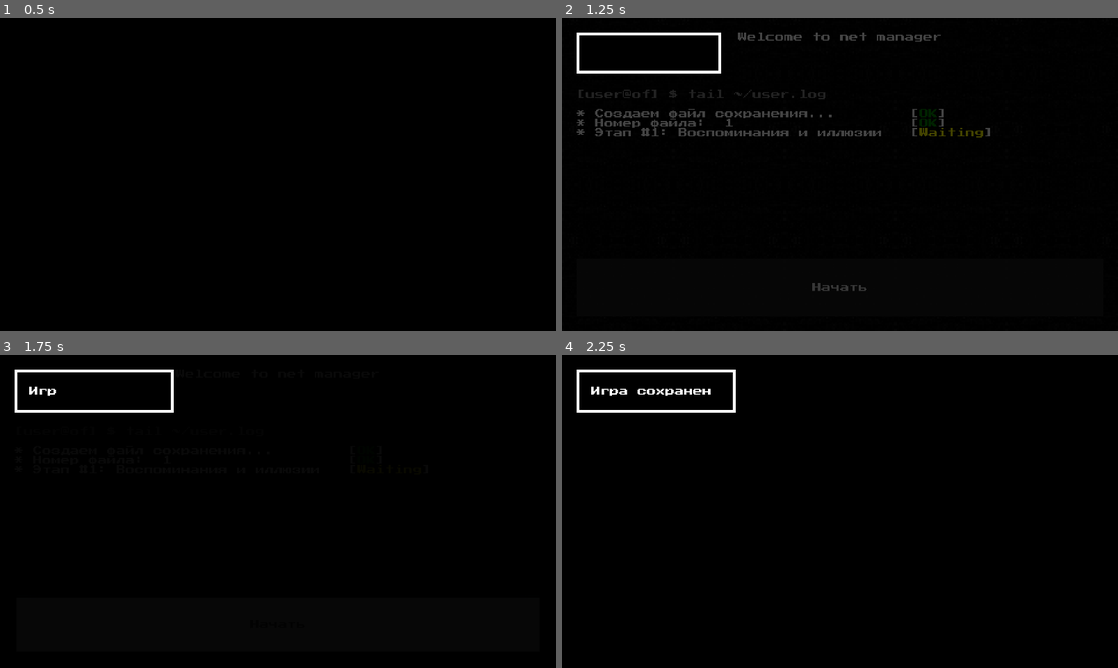
Above: before the commit, frames 1-4 (two rows, left to right).
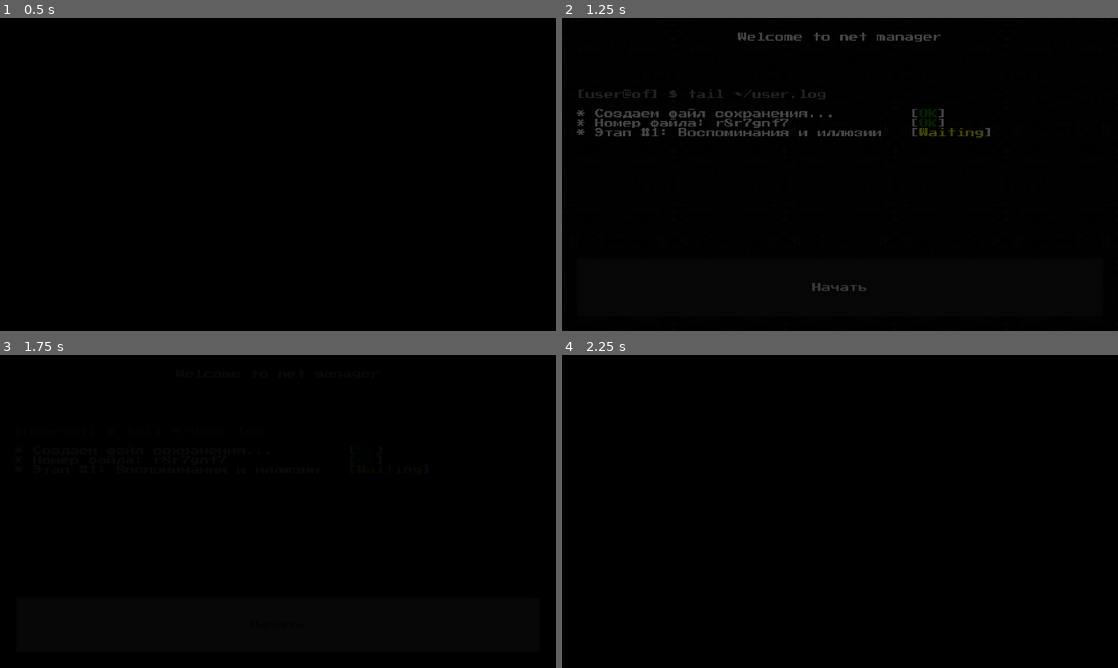
Above: after the commit, the same moments.

Repository: ordinary-dev/student-quest
Game: Godot game, scene res://Scenes/entry.tscn
Two runs of this game, one before a commit and one after it. Both use one fixed random seed, a clock stepped at 60 frames per second and the inputs below.
Inputs (mouse positions are in pixels of both pictures, inside the frame that each line leads up to):
- Up to frame 1 (0.5 s): no input
- Up to frame 2 (1.25 s): click "Новая игра" at 0.5 s
- Up to frame 3 (1.75 s): click "Начать" at 1.25 s
- Up to frame 4 (2.25 s): tap Enter (ui_accept) at 2 s; move the mouse to (962, 495) at 2.02 s; hold Right (ui_right) from 2.03 s (still down); click (962, 495) at 2.17 s

Frame 1 is identical in both runs. In frame 2, 0.8% of the frame differs, in the area x 2-41%, y 4-36%; in frame 3, 0.7%; in frame 4, 0.9%, in the area x 2-32%, y 4-19%.

Commit message:
Huge data storage api update

Diff:
--- a/Scenes/1.beggining/Day1.tscn
+++ b/Scenes/1.beggining/Day1.tscn
@@ -27,8 +27,10 @@
 	get_node(\"/root/scene_loader\").load_scene(math_scene)
 
 func _ready():
-	# Обновить информацию об этапе
-	get_node(\"/root/global\").upd_stage(1)
+	# Обновить этап
+	get_node(\"/root/prop\").save_param(
+		get_node(\"/root/global\").loaded, \"stage\", \"1\"
+	)
 	# Начать играть песню, если играет другая
 	get_node(\"/root/ost\").play_sound(song)
 "
@@ -43,7 +45,7 @@
 export (NodePath) var player
 # Триггер диалога Мистера Дудца
 export (NodePath) var singer
-onready var svd = get_node(\"/root/saved\")
+onready var svd = get_node(\"/root/saved_street_data\")
 
 
 # Временно сохранить текущее состояние
--- a/Scenes/1.beggining/Day1_setup.tscn
+++ b/Scenes/1.beggining/Day1_setup.tscn
@@ -5,17 +5,23 @@
 
 # Подготовка первого дня
 
-onready var svd = get_node(\"/root/saved\")
 export (String, FILE, \"*.tscn\") var street
+export (String, FILE, \"*.tscn\") var saved_data
 
 
 func _ready() -> void:
+	var svd = get_node(\"/root/saved_street_data\")
+
+	# Задать начальные значения для первого дня
 	svd.player_pos = Vector2(-365, 488)
 	svd.singer_dialog = 2
 	svd.singer_dialog_used = false
-	get_node(\"/root/scene_loader\").load_scene(street)
+
+	# Загрузить сцену
+	get_node(\"/root/scene_loader\").load_scene(street, false)
 "
 
 [node name="Node2D" type="Node2D"]
 script = SubResource( 1 )
 street = "res://Scenes/1.beggining/Day1.tscn"
+saved_data = "res://Scenes/containers/street_container.tscn"
--- a/Scenes/1.beggining/FSelect.tscn
+++ b/Scenes/1.beggining/FSelect.tscn
@@ -34,7 +34,8 @@
 
 func load_next():
 	get_node(\"/root/fx\").btn_click()
-	get_node(\"/root/global\").fac = active
+	get_node(\"/root/prop\").save_param(
+		get_node(\"/root/global\").loaded, \"facility\", str(active))
 	get_node(\"/root/scene_loader\").load_scene(scene)
 "
 
--- a/Scenes/1.beggining/Guide.tscn
+++ b/Scenes/1.beggining/Guide.tscn
@@ -8,12 +8,13 @@
 
 func get_dialog_number() -> int:
 	var glob = get_node(\"/root/global\")
-	if glob.loaded != -1:
-		if glob.fac == 0:
+	if glob.loaded != \"-1\":
+		var fac = get_node(\"/root/prop\").get_param(glob.loaded, \"facility\")
+		if fac == \"0\":
 			return 5
-		if glob.fac == 1:
+		if fac == \"1\":
 			return 6
-		if glob.fac == 2:
+		if fac == \"2\":
 			return 7
 	get_node(\"/root/show_nf\").show_notification(
 		\"Игра не загружена\"
--- a/Scripts/Saved.gd
+++ b/Scenes/containers/street_container.tscn
@@ -1,4 +1,7 @@
-extends Node
+[gd_scene load_steps=2 format=2]
+
+[sub_resource type="GDScript" id=1]
+script/source = "extends Node2D
 
 # Временно сохраняет переменные,
 # К которым потом могут обращаться разные скрипты
@@ -10,3 +13,7 @@
 var singer_dialog : int
 # Был ли диалог уже воспроизведен
 var singer_dialog_used : bool
+"
+
+[node name="Node2D" type="Node2D"]
+script = SubResource( 1 )
--- a/Scenes/global/fx.tscn
+++ b/Scenes/global/fx.tscn
@@ -20,6 +20,16 @@
 var num = 0
 export (AudioStream) var btn_click_sound
 export (AudioStream) var dialog_sound
+var volume : float setget set_volume, get_volume
+
+
+func set_volume(value : float) -> void:
+	volume = value
+	AudioServer.set_bus_volume_db(2, volume)
+
+
+func get_volume() -> float:
+	return volume
 
 
 func destroy(name : int) -> void:
@@ -48,7 +58,8 @@
 		player.name = str(num)
 		player.stream = obj
 		player.bus = \"FX\"
-		player.connect(\"finished\", self, \"destroy\", [num])
+		var state = player.connect(\"finished\", self, \"destroy\", [num])
+		assert(state == OK)
 		add_child(player)
 		get_node(str(num)).play()
 		num += 1
--- /dev/null
+++ b/Scenes/global/game_status.tscn
@@ -0,0 +1,50 @@
+[gd_scene load_steps=2 format=2]
+
+[sub_resource type="GDScript" id=1]
+script/source = "extends Node2D
+
+# Работает с чем угодно
+# Способен загрузить это и сохранить
+# user://game_id/param
+
+
+# Получить параметр игры
+func get_param(game_id : String, param : String) -> String:
+	# Открыть файл
+	var fp : = File.new()
+	var path : = \"user://\" + game_id + \"/\" + param
+	var state : = fp.open(path, File.READ)
+	assert(state == OK)
+
+	# Прочитать
+	var val : = fp.get_line()
+	fp.close()
+	return val
+
+
+# Сохранить параметр игры
+func save_param(game_id : String, param : String, value : String) -> void:
+	if game_id == \"-1\":
+		get_node(\"/root/show_nf\").show_notification(
+			\"Игра не загружена, не сохраняю\"
+		)
+		return
+
+	var dir : = Directory.new()
+	var dir_path : = \"user://\" + game_id
+
+	# Создать папку, если ее нет
+	if not dir.dir_exists(dir_path):
+		var state : = dir.make_dir(dir_path)
+		assert(state == OK)
+
+	# Записать значение
+	var fp : = File.new()
+	var state : = fp.open(dir_path + \"/\" + param, File.WRITE)
+	assert(state == OK)
+	fp.store_line(value)
+	fp.close()
+"
+
+[node name="Node2D" type="Node2D"]
+script = SubResource( 1 )
--- a/Scenes/global/ost.tscn
+++ b/Scenes/global/ost.tscn
@@ -11,6 +11,17 @@
 
 onready var effect = $Tween
 onready var path : = \"no_song\"
+var volume : float setget set_volume, get_volume
+
+
+func set_volume(value : float) -> void:
+	volume = value
+	AudioServer.set_bus_volume_db(1, volume)
+
+
+func get_volume() -> float:
+	return volume
+
 
 func play_sound(song_path : String) -> void:
 	if (path != song_path):
--- a/Scenes/menu/button-load.tscn
+++ b/Scenes/menu/button-load.tscn
@@ -2,8 +2,6 @@
 
 [ext_resource path="res://Fonts/PressStart_Res/Pixel_font_small.tres" type="DynamicFont" id=1]
 [ext_resource path="res://Fonts/PressStart_Res/Pixel_font_large.tres" type="DynamicFont" id=2]
-
-
 
 [node name="0" type="HBoxContainer"]
 anchor_right = 1.0
--- a/Scenes/menu/confirm.tscn
+++ b/Scenes/menu/confirm.tscn
@@ -2,7 +2,7 @@
 
 [ext_resource path="res://Scenes/templates/Button.tscn" type="PackedScene" id=1]
 
-[sub_resource type="GDScript" id=2]
+[sub_resource type="GDScript" id=1]
 script/source = "extends Control
 
 
@@ -24,7 +24,7 @@
 	sl.fade_in()
 	yield(get_tree().create_timer(sl.time), \"timeout\")
 	# Сохранить данные
-	get_node(\"/root/global\").write_file()
+	get_node(\"/root/global\").write_settings()
 	# Закрыть игру
 	get_tree().quit()
 "
@@ -33,7 +33,7 @@
 anchor_right = 1.0
 anchor_bottom = 1.0
 margin_right = -960.0
-script = SubResource( 2 )
+script = SubResource( 1 )
 __meta__ = {
 "_edit_use_anchors_": false
 }
--- a/Scenes/menu/load.tscn
+++ b/Scenes/menu/load.tscn
@@ -11,84 +11,81 @@
 onready var box : = $ScrollContainer/VBoxContainer
 onready var glob : = $\"/root/global\"
 
-# Возвращает словарь вида
-# {
-#     \"i\" : {
-#       \"name\"  : \"event name\",
-#       \"scene\" : \"path\"
-#     }
-# }
-
-func get_event_names(list : Array) -> Dictionary:
-	var dict : = {}
-	var fl : = File.new()
-	for i in list:
-		fl.open(\"res://Events/\" + str(i) + \".tres\", File.READ)
-		dict[str(i)] = parse_json(fl.get_line())
-		fl.close()
-	return dict
 
 # При нажатии на удаление сохраненной игры
-func on_Del_Pressed(num) -> void:
+func on_Del_Pressed(game_id : String) -> void:
 	get_node(\"/root/fx\").btn_click()
+
 	# Удалить контейнер с кнопками
-	var nd : = get_node(\"ScrollContainer/VBoxContainer/\" + str(num))
+	var nd : = get_node(\"ScrollContainer/VBoxContainer/\" + game_id + \"_btn\")
 	nd.get_parent().remove_child(nd)
-	# Удалить номер игры из массива
-	var pos = glob.saved_games.bsearch(num)
-	glob.saved_games.remove(pos)
-	# Удалить сам файл
-	var dir = Directory.new()
-	dir.remove(\"user://save.\" + str(num) + \".txt\")
-	# По возможности обновить кнопку
-	var path : = \"/root/Control/HBoxContainer/MarginContainer/VBoxContainer/ButtonLoad\"
-	if has_node(path):
-		if glob.saved_games.size() == 0:
-			get_node(path).disabled = true
 
-func btn_load_scene(name : String, num : int) -> void:
+	# Удалить папку
+	var dir : = Directory.new()
+	var path_to_dir : = \"user://\" + game_id
+	var state = dir.open(path_to_dir)
+	assert(state == OK)
+
+	# Пройтись по всем файлам
+	state = dir.list_dir_begin(true)
+	assert(state == OK)
+	var cur : = dir.get_next()
+	while cur != \"\":
+		state = dir.remove(path_to_dir + \"/\" + cur)
+		assert(state == OK)
+		cur = dir.get_next()
+	dir.list_dir_end()
+
+	# Удалить папку
+	state = dir.remove(path_to_dir)
+	assert(state == OK)
+
+
+func btn_load_scene(name : String, game_id : String) -> void:
 	get_node(\"/root/fx\").btn_click()
-	glob.loaded = num
+	glob.loaded = game_id
 	get_node(\"/root/scene_loader\").load_scene(\"res://Scenes/\" + name)
 
+
 func _ready() -> void:
-	if glob.saved_games.size() > 0:
-		var list = []
-		# Для всех номеров сохраненных игр
-		for i in glob.saved_games:
+	# Открыть папку с сохранениями
+	var dir = Directory.new()
+	dir.open(\"user://\")
+	dir.list_dir_begin(true, true)
+	var dir_name : String = dir.get_next()
+	# Для всех id сохраненных игр
+	while dir_name != \"\":
+		if dir_name != \"config.json\":
 			# Загрузить шаблон кнопки
 			var tmp = loadbtn.instance()
-			tmp.name = str(i)
+			tmp.name = dir_name + \"_btn\"
 			box.add_child(tmp)
+
 			# Изменить название сохранения
-			var loadpath : = \"ScrollContainer/VBoxContainer/\" + str(i) + \"/BtnLoad/ContLoad/TextGame\"
-			get_node(loadpath).text = \"#\" + str(i)
+			var loadpath : = \"ScrollContainer/VBoxContainer/\" + dir_name + \"_btn/BtnLoad/ContLoad/TextGame\"
+			get_node(loadpath).text = \"#\" + dir_name
+
 			# Привязать кнопку удаления
-			var delpath : = \"ScrollContainer/VBoxContainer/\" + str(i) + \"/BtnDel\"
-			get_node(delpath).connect(\"pressed\", self, \"on_Del_Pressed\", [i])
-	#		# Добавить stage из файла в список,
-	#		# чтобы потом найти описание этапа
-			var fl : = File.new()
-			fl.open(\"user://save.\" + str(i) + \".txt\", File.READ)
-			var stage : = 0
-			var content = parse_json(fl.get_line())
-			if content != null:
-				if content.has(\"stage\"):
-					stage = content[\"stage\"]
-			var stagepath : = \"ScrollContainer/VBoxContainer/\" + str(i) + \"/BtnLoad/ContLoad/TextStage\"
-			get_node(stagepath).text = str(stage)
-			if !list.has(int(stage)):
-				list.push_back(int(stage))
-			fl.close()
-		# Присвоить этапы
-		var dat = get_event_names(list)
-		for i in glob.saved_games:
-			var stagepath : = \"ScrollContainer/VBoxContainer/\" + str(i) + \"/BtnLoad/ContLoad/TextStage\"
-			var tmp = dat[get_node(stagepath).text]
-			get_node(stagepath).text = tmp[\"name\"]
-			var btnpath : = \"ScrollContainer/VBoxContainer/\" + str(i) + \"/BtnLoad\"
-			get_node(btnpath).connect(\"pressed\", self, \"btn_load_scene\", [tmp[\"scene\"], i])
+			var delpath : = \"ScrollContainer/VBoxContainer/\" + dir_name + \"_btn/BtnDel\"
+			var state = get_node(delpath).connect(\"pressed\", self, \"on_Del_Pressed\", [dir_name])
+			assert(state == OK)
 
+			# Прочитать stage из папки
+			var stage = get_node(\"/root/prop\").get_param(dir_name, \"stage\")
+			var properties : Dictionary = get_node(\"/root/events\").get_event_info(stage)
+			var stagepath : = \"ScrollContainer/VBoxContainer/\" + dir_name + \"_btn/BtnLoad/ContLoad/TextStage\"
+			get_node(stagepath).text = properties[\"name\"]
+
+
+			# Привязать кнопку к загрузке игры
+			var btnpath = \"ScrollContainer/VBoxContainer/\" + dir_name + \"_btn/BtnLoad\"
+			state = get_node(btnpath).connect(
+				\"pressed\", self,
+				\"btn_load_scene\",
+				[properties[\"scene\"], dir_name])
+			assert(state == OK)
+		dir_name = dir.get_next()
+	dir.list_dir_end()
 "
 
 [node name="Control" type="Control"]
--- a/Scenes/menu/menu.tscn
+++ b/Scenes/menu/menu.tscn
@@ -16,14 +16,12 @@
 # Путь к сцене новой игры
 export (String, FILE, \"*.tscn\") var new_game
 
-# Кнопка загрузки
-export (NodePath) var load_btn
-
 export (NodePath) var settings_scene
 export (NodePath) var load_scene
 export (NodePath) var confirm_scene
 
 export(String, FILE, \"*.ogg\") var music
+
 
 # Начать новую игру
 func _new_game():
@@ -63,9 +61,6 @@
 	get_node(\"/root/pause_init\").disable()
 	# Воспроизвести музыку
 	get_node(\"/root/ost\").play_sound(music)
-	# Отключить кнопку загрузки если нет сохраненных игр
-	if get_node(\"/root/global\").saved_games.size() == 0:
-		get_node(load_btn).disabled = true
 	# Отключить все доп. сцены
 	get_node(settings_scene).visible = false
 	get_node(load_scene).visible = false
@@ -81,7 +76,6 @@
 "_edit_use_anchors_": false
 }
 new_game = "res://Scenes/menu/new.tscn"
-load_btn = NodePath("HBoxContainer/MarginContainer/VBoxContainer/ColorRect6")
 settings_scene = NodePath("../Menu/HBoxContainer/MarginContainer2/Settings")
 load_scene = NodePath("../Menu/HBoxContainer/MarginContainer2/Load")
 confirm_scene = NodePath("../Menu/HBoxContainer/MarginContainer2/Confirm")
@@ -113,7 +107,6 @@
 position = Vector2( 960, 540 )
 scale = Vector2( 40, 40 )
 frames = ExtResource( 8 )
-frame = 1
 playing = true
 
 [node name="HBoxContainer" type="HBoxContainer" parent="."]
--- a/Scenes/menu/new.tscn
+++ b/Scenes/menu/new.tscn
@@ -16,36 +16,46 @@
 export (String, FILE, \"*.tscn\") var next_scene
 
 
-func save_file() -> int:
-	# Создать новый файл save.n.txt
-	var num : int
-	if glob.saved_games.size() != 0:
-		num = glob.saved_games.back() + 1
-	else:
-		num = 1
-	glob.loaded = num
-	get_node(\"/root/global\").upd_stage(1)
-	# Добавить номер в массив
-	glob.saved_games.push_back(num)
-	# Сохранить изменения
-	glob.write_file()
-	return num
+func random_dir_exists(path : String) -> bool:
+	var dir = Directory.new()
+	return dir.dir_exists(\"user://\" + path)
+
+
+func get_random_name() -> String:
+	var res : String = \"\"
+	var alp = \"123456789abcdefghkmnpqrst\"
+	var indmax : = len(alp)
+	randomize()
+	for _i in range(8):
+		res += alp[randi() % indmax]
+	return res
+
+
+func save_file() -> String:
+	# Получить уникальный game_id
+	var game_id : String = get_random_name()
+	while random_dir_exists(game_id):
+		game_id = get_random_name()
+	glob.loaded = game_id
+	# Сохранить статус #0
+	get_node(\"/root/prop\").save_param(game_id, \"stage\", \"0\")
+	return game_id
+
+
+func append_text(game_id : String) -> void:
+	# Дать игроку знать, что он может играть
+	# Добавить [ok]
+	get_node(label).bbcode_text += (game_id + \"             [[color=green]OK[/color]]\")
+	# Добавить текст об этапе
+	get_node(label).bbcode_text += \"\\n* Этап #1: Воспоминания и иллюзии   [[color=yellow]Waiting[/color]]\"
+
 
 func _ready() -> void:
 	# Отключить музыку
 	get_node(\"/root/ost\").stop()
 	# Создать и сохранить файл
-	# num - номер файла
-	var num = save_file()
-	# Дать игроку знать, что он может играть
-	# Выровнять текст
-	if (num < 10):
-		get_node(label).bbcode_text += \" \"
-	# Добавить [ok]
-	get_node(label).bbcode_text += (str(num)
-	+ \"                   [[color=green]OK[/color]]\")
-	# Добавить текст об этапе
-	get_node(label).bbcode_text += \"\\n* Этап #1: Воспоминания и иллюзии   [[color=yellow]Waiting[/color]]\"
+	var game_id : = save_file()
+	append_text(game_id)
 	# Активировать кнопки
 	get_node(btn_start).disabled = false
 
--- a/Scenes/menu/settings.tscn
+++ b/Scenes/menu/settings.tscn
@@ -30,22 +30,24 @@
 # Изменение настроек слайдера музыки
 func _on_HSlider_value_changed(value : float) -> void:
 	fx.btn_click()
+
+	# Заглушить источник
 	if value == get_node(slider_ost).min_value:
-		AudioServer.set_bus_mute(1, true)
+		ost.volume = -80
 	else:
-		AudioServer.set_bus_mute(1, false)
-	AudioServer.set_bus_volume_db(1, value)
+		ost.volume = value
 	update_text(value, ost_text)
 
 
 # Изменение настроек слайдера эффектов
 func _on_HSliderFX_value_changed(value : float) -> void:
 	fx.btn_click()
+
+	# Заглушить источник
 	if value == get_node(slider_fx).min_value:
-		AudioServer.set_bus_mute(2, true)
+		fx.volume = -80
 	else:
-		AudioServer.set_bus_mute(2, false)
-	AudioServer.set_bus_volume_db(2, value)
+		fx.volume = value
 	update_text(value, fx_text)
 
 
@@ -68,8 +70,8 @@
 
 # Синхронизировать интерфейс
 func update_settings() -> void:
-	get_node(slider_ost).value = AudioServer.get_bus_volume_db(1)
-	get_node(slider_fx).value = AudioServer.get_bus_volume_db(2)
+	get_node(slider_ost).value = ost.volume
+	get_node(slider_fx).value = fx.volume
 
 
 func _ready() -> void:
@@ -79,13 +81,9 @@
 [sub_resource type="GDScript" id=2]
 script/source = "extends MarginContainer
 
-
-\"\"\"
-Интерфейс настроек
-Переносит значения настроек в интерфейс
-Содержит функции для обработки нажатия кнопок
-\"\"\"
-
+# Интерфейс настроек
+# Переносит значения настроек в интерфейс
+# Содержит функции для обработки нажатия кнопок
 
 export(NodePath) var vsync_toggle
 export(NodePath) var fullscreen_toggle
@@ -97,19 +95,17 @@
 	# На linux эта команда иногда крашит игру
 	if OS.get_name() == \"Windows\":
 		OS.window_fullscreen = state
-	glob.fullscreen_enabled = state
 
 
 # Вертикальная синхронизация
 func toggle_vsync(state : bool) -> void:
 	OS.vsync_enabled = state
-	glob.vsync_enabled = state
 
 
 # Синхронизировать интерфейс при загрузке
 func _ready() -> void:
-	get_node(vsync_toggle).pressed = glob.vsync_enabled
-	get_node(fullscreen_toggle).pressed = glob.fullscreen_enabled
+	get_node(vsync_toggle).pressed = OS.vsync_enabled
+	get_node(fullscreen_toggle).pressed = OS.window_fullscreen
 "
 
 [node name="Settings" type="Control"]
@@ -143,7 +139,6 @@
 tab_align = 0
 
 [node name="Аудио" type="MarginContainer" parent="VBoxContainer/TabContainer"]
-visible = false
 anchor_right = 1.0
 anchor_bottom = 1.0
 margin_left = 4.0
@@ -255,6 +250,7 @@
 text = "Громкость: 100%"
 
 [node name="Инфо" type="MarginContainer" parent="VBoxContainer/TabContainer"]
+visible = false
 anchor_right = 1.0
 anchor_bottom = 1.0
 margin_left = 4.0
--- a/Scenes/templates/pause.tscn
+++ b/Scenes/templates/pause.tscn
@@ -64,7 +64,7 @@
 	sl.fade_in()
 	yield(get_tree().create_timer(sl.time), \"timeout\")
 	# Сохранить данные
-	get_node(\"/root/global\").write_file()
+	get_node(\"/root/global\").write_settings()
 	# Закрыть игру
 	get_tree().quit()
 "
--- /dev/null
+++ b/Scripts/events.gd
@@ -0,0 +1,26 @@
+extends Node
+
+# Обработчик событий
+# Может получать названия событий
+# и нужную сцену для загрузки
+
+
+# Получить содержимое файла события
+func get_event_info(event : String) -> Dictionary:
+	var fp = File.new()
+	var state = fp.open("res://Events/" + event + ".tres", File.READ)
+	assert(state == OK)
+	var tmp = fp.get_line()
+	var dict = parse_json(tmp)
+	fp.close()
+	return dict
+
+
+# Получить только имя
+func get_event_name(event : String) -> String:
+	return get_event_info(event)["name"]
+
+
+# Получить только сцену
+func get_event_scene(event : String) -> String:
+	return get_event_info(event)["scene"]
--- a/Scripts/global.gd
+++ b/Scripts/global.gd
@@ -1,105 +1,89 @@
 extends Node
+
+# Работает с настройками
+# Пытается загрузить сохраненные значения при старте
+# Также может сохранить настройки
+
+# Путь к файлу с настройками
+const file_path : = "user://config.json"
+
+# Поля для хранения и считывания данных
+# (чтобы в будущем не менять 2 поля сразу)
+const ost_field : = "ost_vol"
+const fx_field : = "fx_vol"
+const vsync_field : = "vsync"
+const fscreen_field : = "fullscreen"
 
 # Объекты для проигрывания музыки
 onready var ost : = $"/root/ost"
 onready var fx : = $"/root/fx"
 
-# Путь к файлу с настройками
-var file_name : = "user://save_game.dat"
+# Для того, чтобы игра знала, в какой файл сохранять данные
+var loaded : = "-1"
 
-# Поля для хранения и считывания данных
-# (чтобы в будущем не менять 2 поля сразу)
-var ost_field : = "ost_vol"
-var fx_field : = "fx_vol"
-var sg_field : = "saved_games"
-var vsync_field : = "vsync"
-var fscreen_field : = "fullscreen"
-
-# Все файлы с сохранениями игр названы user://save.<номер>.txt
-var saved_games : = []
-
-# Настройки игры
-var vsync_enabled : bool
-var fullscreen_enabled : bool
-
-# Для того, чтобы игра знала, в какой файл сохранять данные
-var loaded : = -1
-var fac : int = 0
-
-# Обновить информацию об этапе для файла сохранения игры
-func upd_stage(stage : int) -> void:
-	if loaded == -1:
-		get_node("/root/show_nf").show_notification("Не могу сохранить, игра не загружена")
-	else:
-		var fl : = File.new()
-		var state : = fl.open("user://save." + str(loaded) + ".txt", File.WRITE)
-		assert(state == OK)
-		fl.store_line(to_json({
-			"stage":stage,
-			"fac":fac
-			}))
-		fl.close()
-		get_node("/root/show_nf").show_notification("Игра сохранена")
 
 # Создать словарь с переменными для сохранения
 func gen_dict() -> Dictionary:
 	var save_dict = {
-		ost_field:AudioServer.get_bus_volume_db(1),
-		fx_field:AudioServer.get_bus_volume_db(2),
-		sg_field:saved_games,
-		fscreen_field:str(fullscreen_enabled),
-		vsync_field:str(vsync_enabled)
+		ost_field : ost.volume,
+		fx_field : fx.volume,
+		fscreen_field : str(OS.window_fullscreen),
+		vsync_field : str(OS.vsync_enabled)
 	}
 	return save_dict
 
+
 # Записать данные в файл
-func write_file(path : String = file_name):
+func write_settings():
 	var fl = File.new()
-	fl.open(path, File.WRITE)
+	var state = fl.open(file_path, File.WRITE)
+	assert(state == OK)
 	# Сохранить словарь как JSON
 	fl.store_line(to_json(gen_dict()))
 	fl.close()
 
+
+# Если есть ключ, то записать значение в переменную
 func restore(content : Dictionary) -> void:
-	# Если есть ключ, то записать значение в переменную
+	# Аудио
 	if content.has(ost_field):
-		AudioServer.set_bus_volume_db(1, content[ost_field])
+		ost.volume = content[ost_field]
 	if content.has(fx_field):
-		AudioServer.set_bus_volume_db(2, content[fx_field])
-	if content.has(sg_field):
-		saved_games = content[sg_field]
+		fx.volume = content[fx_field]
+
+	# Графика
 	if content.has(fscreen_field):
-		fullscreen_enabled = str_to_bool(content[fscreen_field])
-		#OS.window_fullscreen = fullscreen_enabled
+		OS.window_fullscreen = str_to_bool(content[fscreen_field])
 	if content.has(vsync_field):
-		vsync_enabled = str_to_bool(content[vsync_field])
-		OS.vsync_enabled = vsync_enabled
+		OS.vsync_enabled = str_to_bool(content[vsync_field])
+
 
 # Прочитать файл с настройками
-func read_file(path : String = file_name) -> void:
+func read_settings() -> void:
 	var fl = File.new()
 	# Если файл существует
-	if fl.file_exists(path):
+	if fl.file_exists(file_path):
 		# Считать данные
-		fl.open(path, File.READ)
+		var state = fl.open(file_path, File.READ)
+		assert(state == OK)
 		var content = parse_json(fl.get_line())
 		fl.close()
 		# Восстановить данные
 		restore(content)
 	else:
 		# Значения по-умолчанию
-		AudioServer.set_bus_volume_db(1, 0)
-		AudioServer.set_bus_volume_db(2, 0)
-		vsync_enabled = true
-		fullscreen_enabled = false
-		OS.vsync_enabled = vsync_enabled
-		OS.window_fullscreen = fullscreen_enabled
+		ost.volume = 0
+		fx.volume = 0
+		OS.vsync_enabled = true
+		OS.window_fullscreen = false
+
 
 func str_to_bool(val : String) -> bool:
 	if val == "True" || val == "true":
 		return true
 	return false
 
+
 func _ready():
 	# Загрузить настройки
-	read_file()
+	read_settings()
--- a/project.godot
+++ b/project.godot
@@ -31,7 +31,9 @@
 scene_loader="*res://Scenes/global/scene_load.tscn"
 ui="*res://Scenes/global/ui.tscn"
 show_nf="*res://Scripts/show_nf.gd"
-saved="*res://Scripts/Saved.gd"
+prop="*res://Scenes/global/game_status.tscn"
+events="*res://Scripts/events.gd"
+saved_street_data="*res://Scenes/containers/street_container.tscn"
 
 [display]
 
@@ -107,3 +109,4 @@
 environment/default_clear_color=Color( 0, 0, 0, 1 )
 quality/filters/msaa=2
 environment/default_environment="res://default_env.tres"
+quality/dynamic_fonts/use_oversampling=false
Not shown: 3 places in Tilemaps/building.tres that only renumber resources
